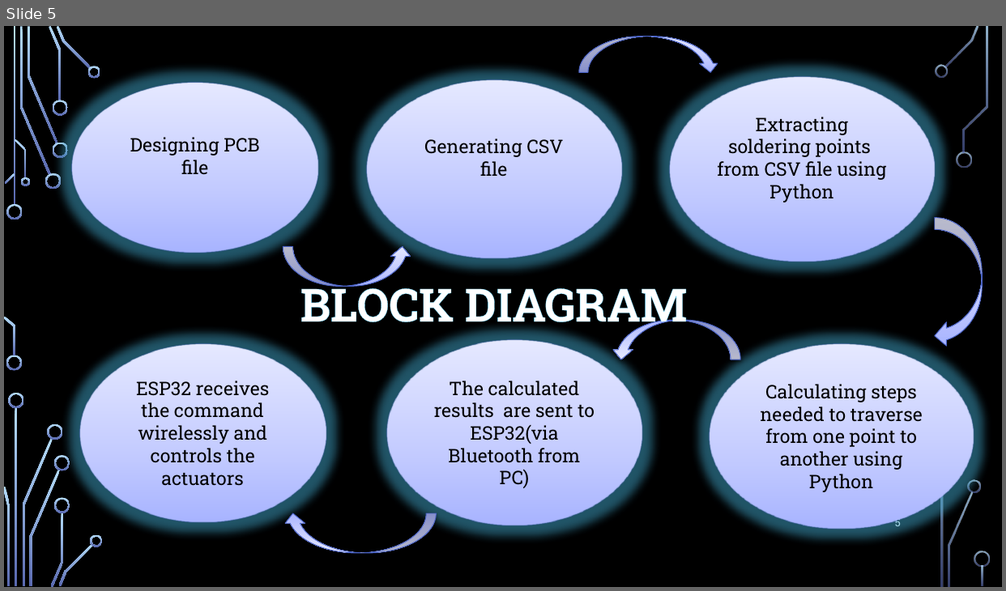
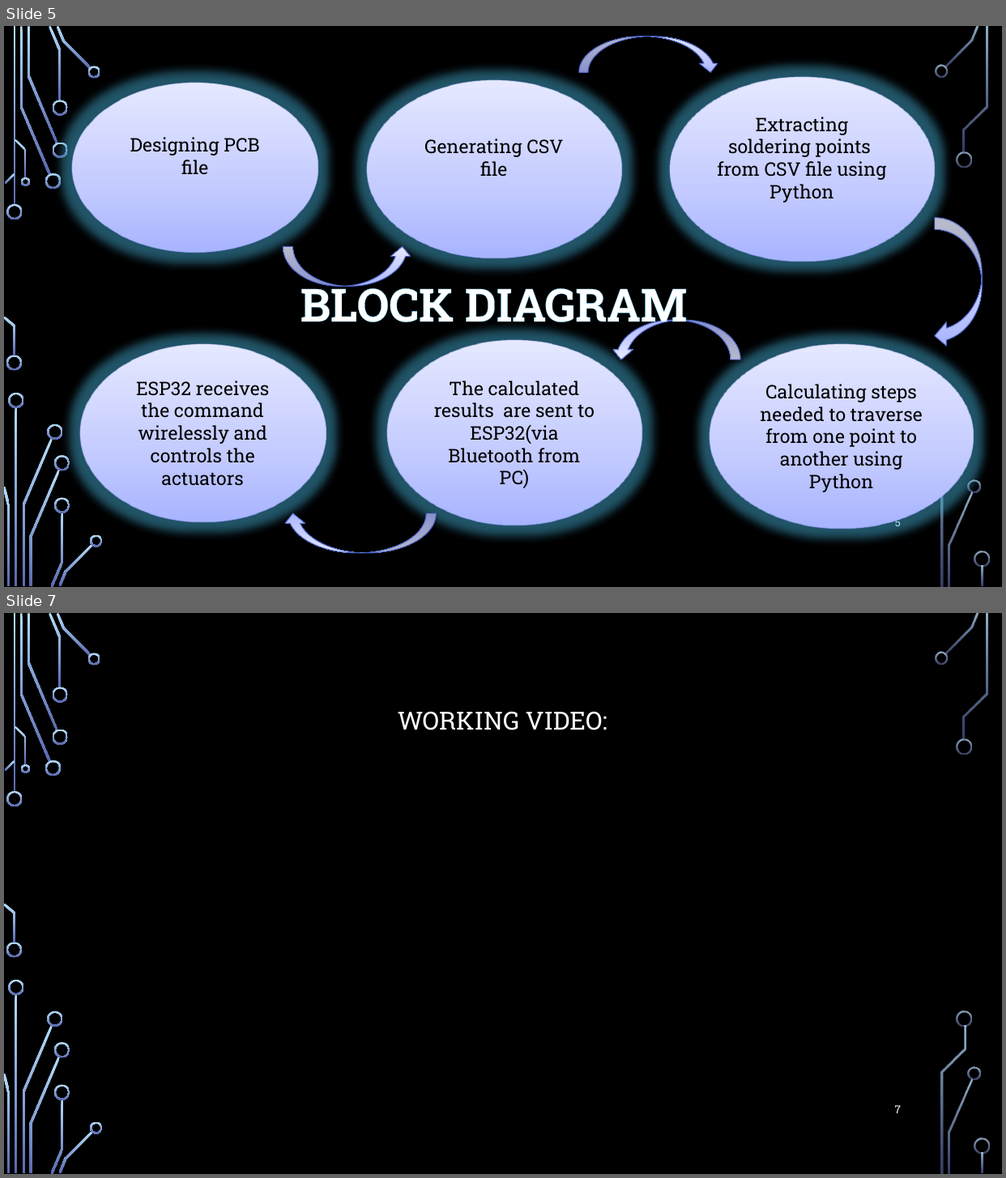
Before and after one commit to kasi2809/plotter_mini_rceg, a slide deck: automated_soldering_machine.pptx. Shown one above the other, each under a label of ours: slide 5 before the commit, slides 5 and 7 after it; the slides between them are not shown. The pictures are 1006x591 and 1006x1178 pixels, drawn with LibreOffice and Linux fonts; fonts in the diff are those of the drawing; background and template pictures are left out. Boxes give left, top, right and bottom in pixels: in the first picture for what was removed or moved away, otherwise in the second. Text is boxed around its words. In the diff, an @@ line names an element or a change of style, - is before the commit and + after.

```diff
--- a/automated_soldering_machine.pptx
+++ b/automated_soldering_machine.pptx
@@ slide 7 added at [4, 613, 1002, 1174], background picture (left out); not listed: 36 template elements that a slide beside it also shows @@
@@ text added at [398, 711, 607, 730], 24 pt, text #FFFFFF @@
+WORKING VIDEO:
@@ page number added at [895, 1105, 901, 1114], 10.5 pt, text #FFFFFF @@
+7
```
Also in this commit, not shown: 1 slide changed, 3 other slides added.
